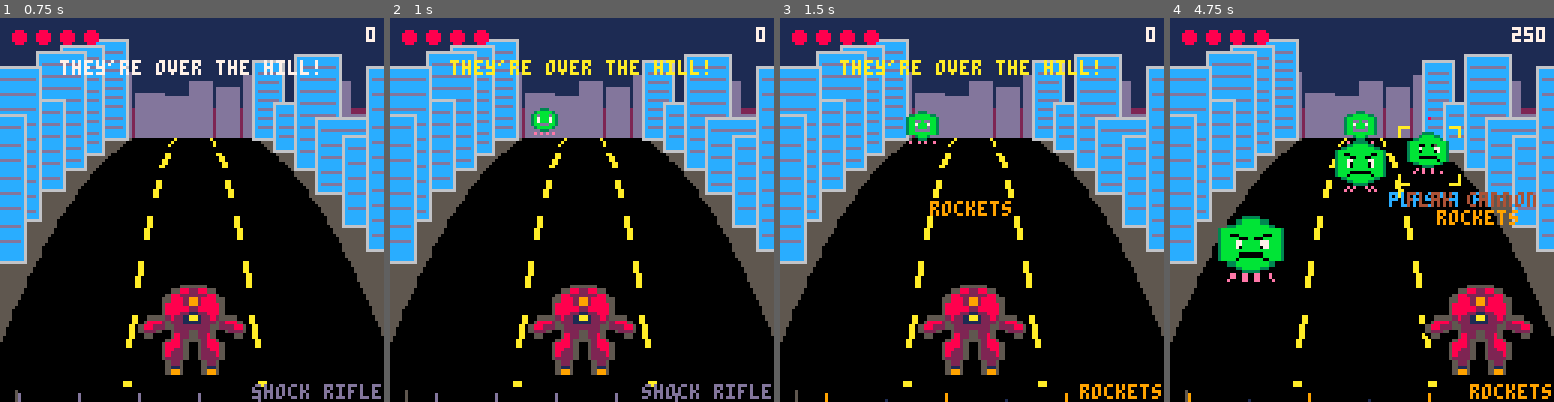
Above: before the commit, frames 1-4 (left to right).
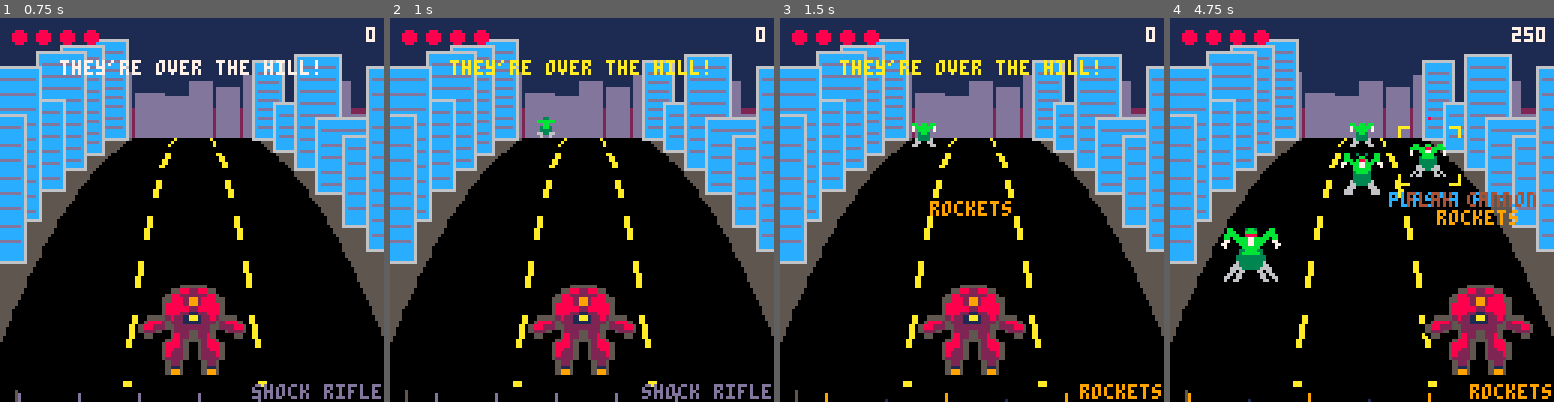
Above: after the commit, the same moments.

Repository: drachis/carts
Game: PICO-8 cartridge proj/crestbeat/crestbeat.p8
The game is run twice, just before and just after one commit, with the same random seed, the same clock (stepped at 60 frames per second) and the same inputs.
Inputs:
- Up to frame 1 (0.75 s): tap X (X key) at 0.33 s; tap O (Z key) at 0.7 s
- Up to frame 2 (1 s): no input
- Up to frame 3 (1.5 s): tap X (X key) at 1.07 s
- Up to frame 4 (4.75 s): hold Right 1.6-2.1 s; tap O (Z key) every 0.4 s from 1.7 to 4.5 s; tap X (X key) at 1.85, 2.97, 4.08 s; hold Right 2.47-3.03 s; hold Left 3.08-3.58 s; hold Down 3.63-3.97 s; hold Right 4.02-4.68 s

Frame 1 is identical in both runs. In frame 2, 0.3% of the frame differs, in the area x 36-44%, y 23-32%; in frame 3, 0.5%; in frame 4, 4.4%, in the area x 12-73%, y 24-69%.

Commit message:
crestbeat: the art pass. The swarm is a Tyranid-like bug (after hivefall's skitter) drawn by art.py at ten sizes, 8 to 32px, and shown 1:1 at the largest that fits, never scaled, as the user prefers. The giant is a kaiju lizard-dragon of our own built from parts after witchcap's hut: torso, head (jaw opens after a spit), wings, hands and feet as sprites, arms and legs as solid limbs; it stomps on the beat, swings its arms, and turns its head to the robot; green titan, lavender behemoth, pink queen. The 'late' popup is gone. 5398 tokens
Co-Authored-By: Claude Opus 5.5 <noreply@anthropic.com>

Diff:
--- a/proj/crestbeat/aliens.lua
+++ b/proj/crestbeat/aliens.lua
@@ -84,12 +84,21 @@
  pal(3,kind.rim)
 end
 
+function swarm_sprite(size)
+ local best=swarm_sprites[1]
+ for entry in all(swarm_sprites) do
+  if entry[1]<=size then best=entry end
+ end
+ return unpack(best)
+end
+
 function draw_fallen()
  for body in all(fallen) do
   body.age+=1
-  local height=body.size*max(0.15,1-body.age/5)
+  local size,sx,sy=swarm_sprite(body.size)
+  local height=size*max(0.15,1-body.age/5)
   kind_colours(body.kind,body.age>4)
-  sspr(0,0,16,16,body.x-body.size/2,body.y-height,body.size,height)
+  sspr(sx,sy,size,size,body.x-size/2,body.y-height,size,height)
   pal()
   if body.age>24 then del(fallen,body) end
  end
@@ -111,7 +120,13 @@
    if alien.flash>0 then
     for colour=1,15 do pal(colour,7) end
    end
-   sspr(alien.sprite+(alien.hop<0.34 and 16 or 0),0,16,16,x-size/2,y-size+lift,size,size)
+   local frame=alien.hop<0.34 and 1 or 0
+   if alien.sprite>0 then
+    sspr(alien.sprite+frame*16,72,16,16,x-size/2,y-size+lift,size,size)
+   else
+    local width,sx,sy=swarm_sprite(size)
+    sspr(sx+frame*width,sy,width,width,x-width/2,y-width+lift,width,width)
+   end
    pal()
   end
  end
--- a/proj/crestbeat/data.lua
+++ b/proj/crestbeat/data.lua
@@ -53,8 +53,13 @@
 brute,456,1,8,0,,3,11,,,0,,1.25
 hulk,789,1.5,8,0,,3,1,,,0,,1.5
 gold,zxc,2,,100,1,10,9,4,0.45,0,,1
-civilian,jkl,99,4,0,1,11,3,,,32,50,1
+civilian,jkl,99,4,0,1,11,3,,,48,50,1
 ]]
+
+swarm_sprites={}
+for entry in all(split("8,0,0/10,16,0/12,36,0/14,60,0/16,88,0/18,0,16/22,36,16/24,80,16/28,0,40/32,56,40","/")) do
+ add(swarm_sprites,split(entry))
+end
 
 guns=parse_table[[
 name,colour,pattern,splash,sound
--- a/proj/crestbeat/robot.lua
+++ b/proj/crestbeat/robot.lua
@@ -52,7 +52,6 @@
  elseif robot.waiting and target and not target.penalty then
   if (clock-robot.waiting)*frames_per_beat<=good_window then
    fire(judgements[2])
-   popup("late",robot.x,76-robot.lift,10)
   end
   robot.waiting=nil
  end
@@ -109,8 +108,8 @@
  end
  for colour=1,15 do pal(colour,0) end
  for nudge=-1,1,2 do
-  sspr(0,64,24,24,robot.x-18+nudge,top,36,36)
-  sspr(0,64,24,24,robot.x-18,top+nudge,36,36)
+  sspr(0,72,24,24,robot.x-18+nudge,top,36,36)
+  sspr(0,72,24,24,robot.x-18,top+nudge,36,36)
  end
  pal()
  if robot.hurt>0 and robot.hurt%4<2 then
@@ -119,6 +118,6 @@
   pal(9,guns[robot.gun].colour)
   pal(10,7)
  end
- sspr(0,64,24,24,robot.x-18,top,36,36)
+ sspr(0,72,24,24,robot.x-18,top,36,36)
  pal()
 end
--- a/proj/crestbeat/titan.lua
+++ b/proj/crestbeat/titan.lua
@@ -13,11 +13,20 @@
 end
 
 function titan_y()
- return crest_y-22-(crest_y-horizon)*0.8+(1-titan.rise)*70
+ return crest_y-14-(crest_y-horizon)*0.8+(1-titan.rise)*80
 end
 
 function spot_xy(spot)
- return titan_x()+spot.lane*22,titan_y()+20-abs(spot.lane)*4
+ return titan_x()+spot.lane*12,titan_y()+14-abs(spot.lane)*4
+end
+
+function draw_limb(x0,y0,x1,y1,from_radius,to_radius,colour)
+ for pass=0,1 do
+  for share=0,1,0.1 do
+   circfill(x0+(x1-x0)*share,y0+(y1-y0)*share,
+    from_radius+(to_radius-from_radius)*share-pass,pass==0 and 1 or colour)
+  end
+ end
 end
 
 function open_spot(lane,beat)
@@ -105,28 +114,38 @@
 end
 
 function draw_titan()
- local x,y=titan_x(),titan_y()
+ local x,y,colour=titan_x(),titan_y(),titan.colour
+ local back,beat=(x-64)*0.4,clock%1
+ pal(3,colour)
+ sspr(104,72,16,24,x-36-back,y-16)
+ sspr(104,72,16,24,x+20-back,y-16,16,24,true)
  for side=-1,1,2 do
-  for leg=0,2 do
-   local knee_x=x+side*(30+leg*10)
-   local knee_y=y+6+leg*6+sin(clock/2+leg/3)*3
-   line(x+side*12,y+20,knee_x,knee_y,2)
-   line(knee_x,knee_y,knee_x+side*8,y+60,2)
-  end
+  local lift=flr(clock)%2==(side+1)/2 and (1-beat)*(1-beat)*6 or 0
+  local hip_x,foot_x,foot_y=x+side*9,x+side*15,y+50-lift
+  local knee_x,knee_y=x+side*17,y+38-lift/2
+  draw_limb(hip_x,y+22,knee_x,knee_y,7,5,colour)
+  draw_limb(knee_x,knee_y,foot_x,foot_y,5,4,colour)
+  sspr(88,72,16,8,foot_x-8,foot_y-3)
  end
- ovalfill(x-36,y+4,x+36,y+40,titan.colour)
- for stripe=0,3 do
-  oval(x-30+stripe*4,y+8+stripe*2,x+30-stripe*4,y+38-stripe*2,1)
+ local bob=pulse>0.5 and 1 or 0
+ sspr(0,96,40,32,x-20,y-4+bob)
+ for side=-1,1,2 do
+  local swing=sin(clock/2+side/4)*3
+  local hand_x,hand_y=x+side*25,y+22+swing
+  draw_limb(x+side*17,y+2+bob,x+side*28,y+12,5,4,colour)
+  draw_limb(x+side*28,y+12,hand_x,hand_y,4,3,colour)
+  sspr(80,72,8,8,hand_x-4,hand_y-1)
  end
- ovalfill(x-14,y-10,x+14,y+10,titan.colour)
- circfill(x-6,y-2,2,8)
- circfill(x+6,y-2,2,8)
- line(x-8,y+8,x-3,y+14,11)
- line(x+8,y+8,x+3,y+14,11)
+ local spat
+ for hazard in all(hazards) do
+  if clock-hazard.from<1 then spat=true end
+ end
+ sspr(spat and 64 or 40,96,24,20,x-12+(robot.x-64)*0.05,y-21+bob*2)
+ pal()
  for spot in all(titan.spots) do
   local lamp_x=x+spot.lane*7
-  circfill(lamp_x,y-16,2,spot.lit and 10 or 1)
-  circ(lamp_x,y-16,2,spot.lit and 7 or 5)
+  circfill(lamp_x,y+1,2,spot.lit and 10 or 1)
+  circ(lamp_x,y+1,2,spot.lit and 7 or 5)
  end
  for spot in all(titan.spots) do
   local sx,sy=spot_xy(spot)
Not shown, changed: 123 lines of the sprite sheet (__gfx__) section of proj/crestbeat/crestbeat.p8
Not shown, changed: 123 lines of the sprite sheet (__gfx__) section of proj/crestbeat/tests/test_boot.p8
Not shown, changed: 123 lines of the sprite sheet (__gfx__) section of proj/crestbeat/tests/test_rhythm.p8
Not shown, changed: 123 lines of the sprite sheet (__gfx__) section of proj/crestbeat/tests/test_stage_1.p8
Not shown, changed: 123 lines of the sprite sheet (__gfx__) section of proj/crestbeat/tests/test_stage_2.p8
Not shown, changed: 123 lines of the sprite sheet (__gfx__) section of proj/crestbeat/tests/test_stage_3.p8
Not shown, changed: 123 lines of the sprite sheet (__gfx__) section of proj/crestbeat/tests/test_stage_4.p8
Not shown, changed: 123 lines of the sprite sheet (__gfx__) section of proj/crestbeat/tests/test_stage_5.p8
Not shown, changed: 123 lines of the sprite sheet (__gfx__) section of proj/crestbeat/tests/test_stage_6.p8
Not shown, changed: 123 lines of the sprite sheet (__gfx__) section of proj/crestbeat/tests/test_stage_7.p8
Not shown, changed: 123 lines of the sprite sheet (__gfx__) section of proj/crestbeat/tests/test_stage_8.p8
Not shown, changed: 123 lines of the sprite sheet (__gfx__) section of proj/crestbeat/tests/test_stage_9.p8
(and 4 more such lines)
